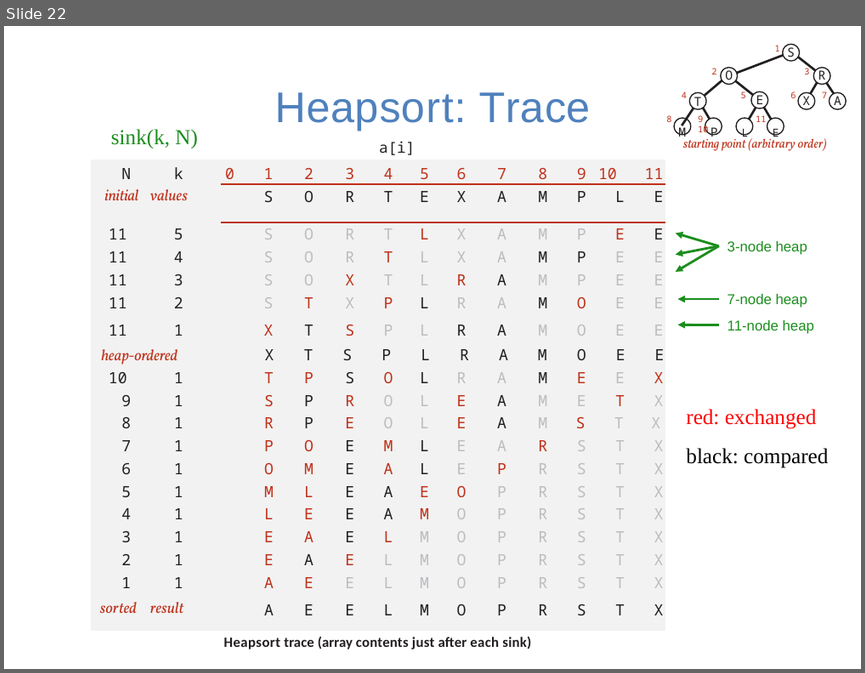
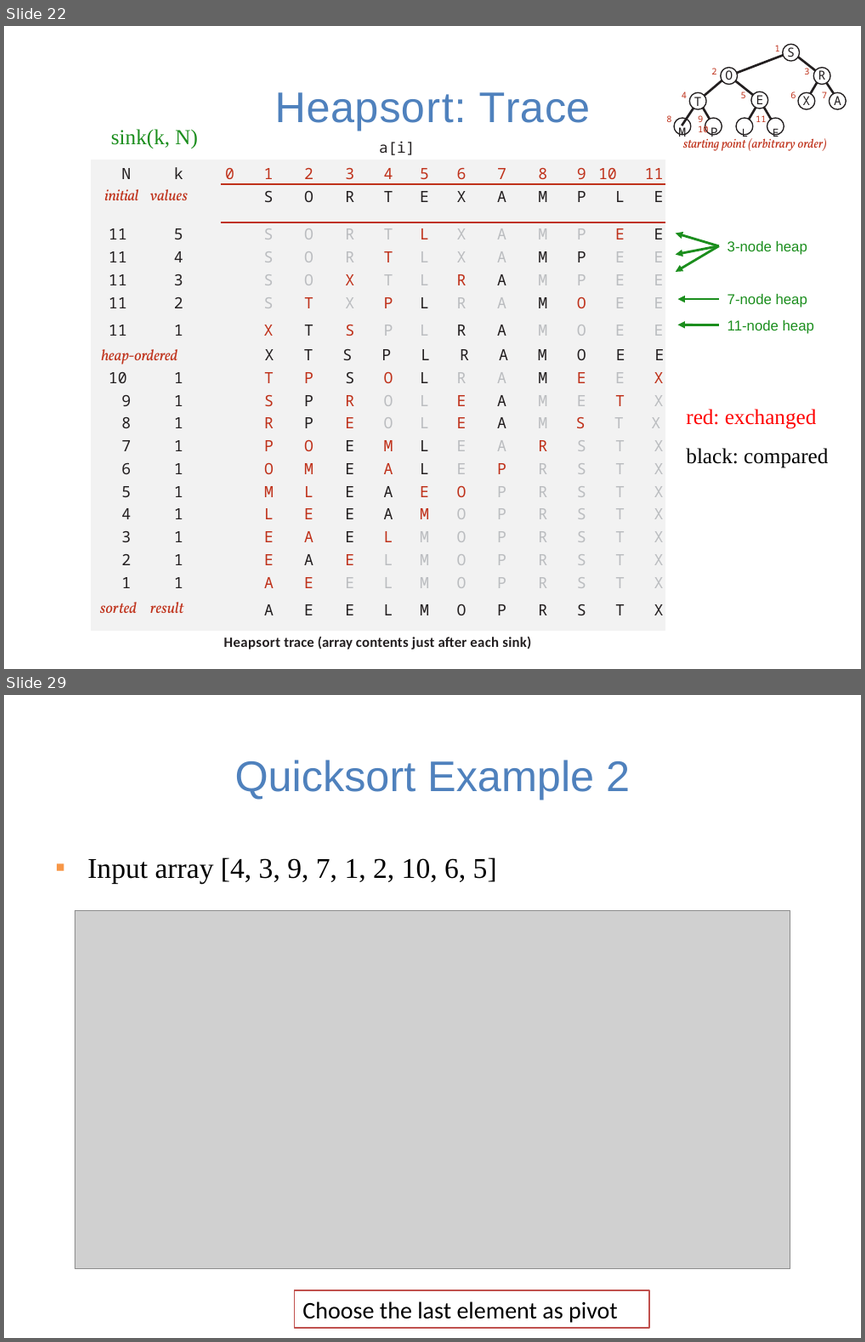
Before and after one commit to guhofstra/CSC111Fa25, a slide deck: PPTs/Lecture 13-sorting algorithms.pptx. Shown one above the other, each under a label of ours: slide 22 before the commit, slides 22 and 29 after it; the slides between them are not shown. The pictures are 865x673 and 865x1342 pixels, drawn with LibreOffice and Linux fonts; fonts in the diff are those of the drawing; grey boxes stand for pictures. Boxes give left, top, right and bottom in pixels: in the first picture for what was removed or moved away, otherwise in the second. Text is boxed around its words. In the diff, an @@ line names an element or a change of style, - is before the commit and + after.

```diff
--- a/PPTs/Lecture 13-sorting algorithms.pptx
+++ b/PPTs/Lecture 13-sorting algorithms.pptx
@@ slide 29 added at [4,695,861,1338], background #FFFFFF @@
@@ title added at [235,760,630,800], 36 pt, text #4F81BD @@
+Quicksort Example 2
@@ text added at [87,857,497,883], 24 pt, text #000000 @@
+▪ Input array [4, 3, 9, 7, 1, 2, 10, 6, 5]
@@ picture added at [75,911,789,1269] @@
@@ rectangle added at [295,1291,649,1328], fill #FFFFFF, outline #C0504D 1 pt, 20 pt, text #000000 @@
+Choose the last element as pivot
```
Also in this commit, not shown: 19 slides changed, 5 other slides added, 1 slide removed, 17 other files.
